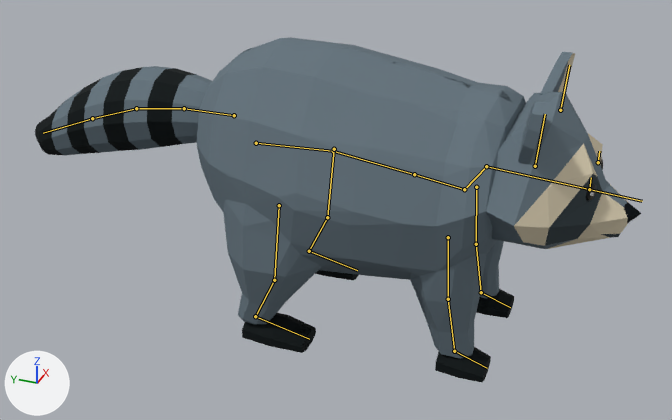
The Blender file assets/characters/raccoon_v2.blend: old version first, new version second.
The view is the same before and after, from a camera (50 mm lens) standing at (-2.075, -0.613, 1.428) and looking at (0.008, 0.175, 0.308). Lighting does not change. The marker at lower left points along +X, +Y and +Z. The picture after the commit comes second. The bones that bend it are drawn over the model as lines.

The first picture shows 'Raccoon'.
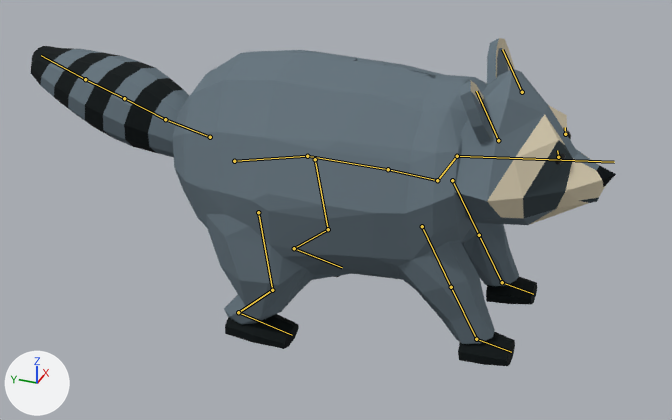
The newer file adds an action. The first version stands in its rest pose; the second is drawn at frame 4 of the action 'drag'.

Boxes [x1, y1, x2, y2] around the edits, measured in the pictures (672 x 420 px):
'Raccoon', posed: before [35, 37, 641, 382]; after [31, 38, 616, 366]
bone 'pelvis', root to tip: before (256, 143) to (333, 151); after (234, 161) to (307, 156)
bone 'spine', root to tip: before (333, 151) to (414, 174); after (307, 156) to (388, 169)
bone 'chest', root to tip: before (414, 174) to (464, 189); after (388, 169) to (437, 180)
bone 'neck', root to tip: before (464, 189) to (486, 166); after (437, 180) to (457, 156)
bone 'head', root to tip: before (486, 166) to (642, 201); after (457, 156) to (614, 162)
bone 'ear.L', root to tip: before (560, 110) to (569, 65); after (522, 92) to (502, 49)
bone 'eye.L', root to tip: before (598, 162) to (599, 151); after (565, 134) to (565, 127)
bone 'ear.R', root to tip: before (535, 166) to (545, 114); after (498, 140) to (476, 91)
bone 'eye.R', root to tip: before (589, 189) to (591, 177); after (558, 157) to (557, 150)
bone 'tail1', root to tip: before (234, 115) to (184, 108); after (210, 137) to (165, 119)
bone 'tail2', root to tip: before (184, 108) to (136, 108); after (165, 119) to (124, 98)
bone 'tail3', root to tip: before (136, 108) to (92, 118); after (124, 98) to (85, 79)
bone 'tail4', root to tip: before (92, 118) to (43, 133); after (85, 79) to (41, 55)

What the commit changed:
Bone 'pelvis' (bone_pelvis) moves from (0.0, 0.0, 0.0) to (0.007, -0.073, 0.062).
Bone 'pelvis' (bone_pelvis) turns from (0, 0, 0) to (-10, -1, 0) degrees about its own x, y and z.
Bone 'spine' (bone_spine) turns from (0, 0, 0) to (3, 0, 0) degrees about its own x, y and z.
Bone 'chest' (bone_chest) turns from (0, 0, 0) to (2, 0, 0) degrees about its own x, y and z.
Bone 'neck' (bone_neck) turns from (0, 0, 0) to (1, 0, 0) degrees about its own x, y and z.
Bone 'head' (bone_head) turns from (0, 0, 0) to (-7, 0, -2) degrees about its own x, y and z.
Bone 'ear.L' (bone_ear_l) turns from (0, 0, 0) to (-23, 1, -1) degrees about its own x, y and z.
Bone 'eye.L' (bone_eye_l) is rescaled from (1.0, 1.0, 1.0) to (1.0, 0.55, 1.0).
Bone 'ear.R' (bone_ear_r) turns from (0, 0, 0) to (-23, -1, 1) degrees about its own x, y and z.
Bone 'eye.R' (bone_eye_r) is rescaled from (1.0, 1.0, 1.0) to (1.0, 0.55, 1.0).
Bone 'tail1' (bone_tail1) turns from (0, 0, 0) to (19, 0, -7) degrees about its own x, y and z.
Bone 'tail2' (bone_tail2) turns from (0, 0, 0) to (11, 1, -5) degrees about its own x, y and z.
Bone 'tail3' (bone_tail3) turns from (0, 0, 0) to (8, 1, -2) degrees about its own x, y and z.
Bone 'tail4' (bone_tail4) turns from (0, 0, 0) to (5, 0, 0) degrees about its own x, y and z.
Bone 'hand_ik.L' (bone_hand_ik_l) moves from (0.0, 0.0, 0.0) to (0.0, 0.075, -0.027).
Bone 'hand_ik.L' (bone_hand_ik_l) turns from (0, 0, 0) to (-9, 0, 0) degrees about its own x, y and z.
Bone 'foot_ik.L' (bone_foot_ik_l) moves from (0.0, 0.0, 0.0) to (0.0, -0.049, 0.011).
Bone 'hand_ik.R' (bone_hand_ik_r) moves from (0.0, 0.0, 0.0) to (0.0, 0.075, -0.027).
Bone 'hand_ik.R' (bone_hand_ik_r) turns from (0, 0, 0) to (-9, 0, 0) degrees about its own x, y and z.
Bone 'foot_ik.R' (bone_foot_ik_r) moves from (0.0, 0.0, 0.0) to (0.0, -0.049, 0.011).
